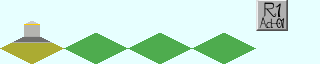
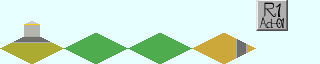
Layers edited between the first and the second 320px x 64px image:
added layer "クリップボード #1" above "クリップボード" over [192, 33, 256, 64]
